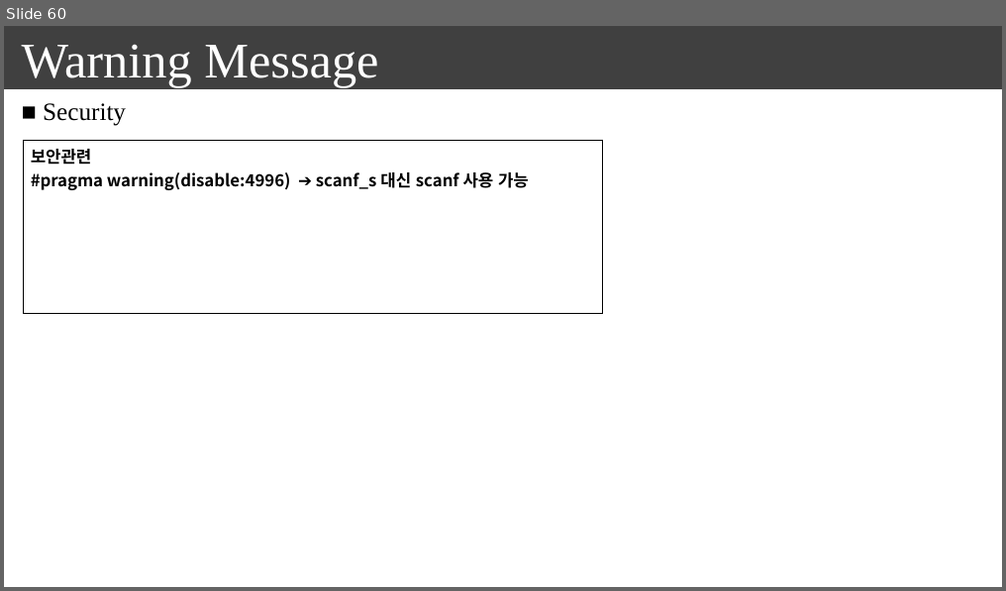
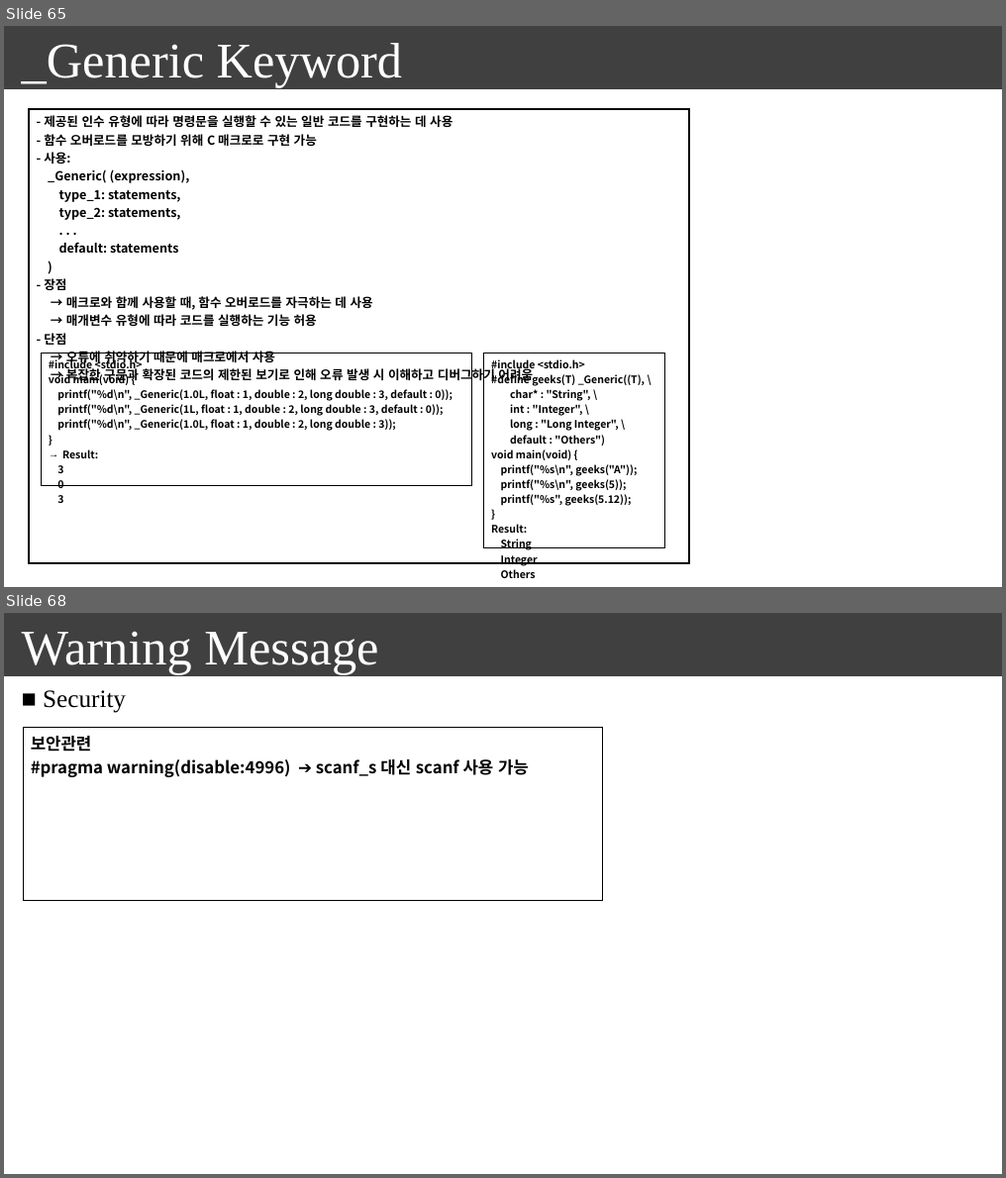
Before and after one commit to seonghokim/Study, a slide deck: everything in c.pptx. Shown one above the other, each under a label of ours: slide 60 before the commit, slides 65 and 68 after it; the slides between them are not shown. The pictures are 1006x591 and 1006x1178 pixels, drawn with LibreOffice and Linux fonts; fonts in the diff are those of the drawing. Boxes give left, top, right and bottom in pixels: in the first picture for what was removed or moved away, otherwise in the second. Text is boxed around its words. In the diff, an @@ line names an element or a change of style, - is before the commit and + after.

```diff
--- a/everything in c.pptx
+++ b/everything in c.pptx
@@ slide 65 added at (x1=4, y1=26, x2=1002, y2=587), background #FFFFFF; not listed: 1 template element that a slide beside it also shows @@
@@ text added at (x1=22, y1=43, x2=402, y2=87), 48 pt, text #FFFFFF @@
+_Generic Keyword
@@ table added at (x1=29, y1=109, x2=689, y2=565), 1 rows, 1 columns @@
+- 제공된 인수 유형에 따라 명령문을 실행할 수 있는 일반 코드를 구현하는 데 사용 / - 함수 오버로드를 모방하기 위해 C 매크로로 구현 가능 / - 사용: / _Generic( (expression), / type_1: statements, / type_2: statements, / . . . / default: statements / ) / - 장점 / → 매크로와 함께 사용할 때, 함수 오버로드를 자극하는 데 사용 / → 매개변수 유형에 따라 코드를 실행하는 기능 허용 / - 단점 / → 오류에 취약하기 때문에 매크로에서 사용 / → 복잡한 구문과 확장된 코드의 제한된 보기로 인해 오류 발생 시 이해하고 디버그하기 어려움
@@ table added at (x1=41, y1=353, x2=471, y2=507), 1 rows, 1 columns @@
+#include <stdio.h> / void main(void) { / printf("%d\n", _Generic(1.0L, float : 1, double : 2, long double : 3, default : 0)); / printf("%d\n", _Generic(1L, float : 1, double : 2, long double : 3, default : 0)); / printf("%d\n", _Generic(1.0L, float : 1, double : 2, long double : 3)); / } / Result: / 3 / 0 / 3
@@ table added at (x1=484, y1=353, x2=665, y2=582), 1 rows, 1 columns @@
+#include <stdio.h> / #define geeks(T) _Generic((T), \ / char* : "String", \ / int : "Integer", \ / long : "Long Integer", \ / default : "Others") / void main(void) { / printf("%s\n", geeks("A")); / printf("%s\n", geeks(5)); / printf("%s", geeks(5.12)); / } / Result: / String / Integer / Others
@@ what was slide 60 is now slide 68 @@
```
Also in this commit, not shown: 1 slide changed, 7 other slides added.
